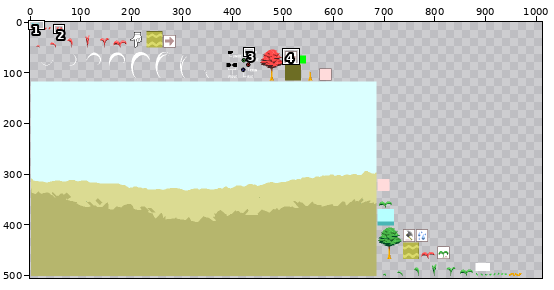
Sprite sheet: core/assets/img/images.png. Above: a wide view before the commit, with the close-up outlined.
Close-up. Before the edit:
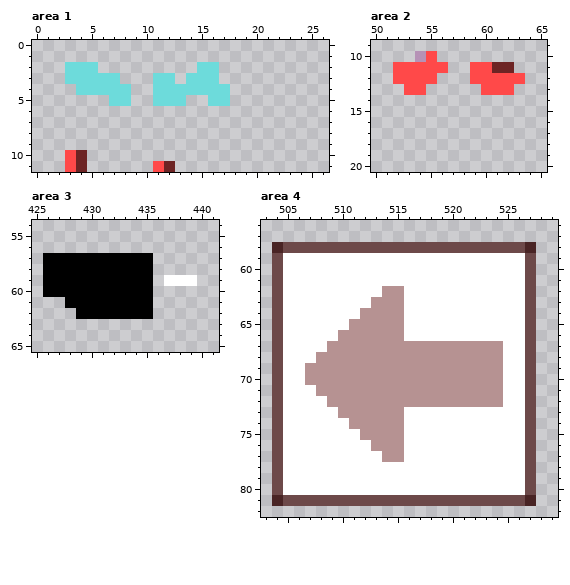
The file is 1024x512 pixels. Shown: area 1: x 0..26, y 0..11; area 2: x 50..65, y 9..20; area 3: x 425..441, y 54..65; area 4: x 503..529, y 56..82. The wide view leaves out empty margins. The commit also changed other parts of the picture, which this record leaves out.
New version:
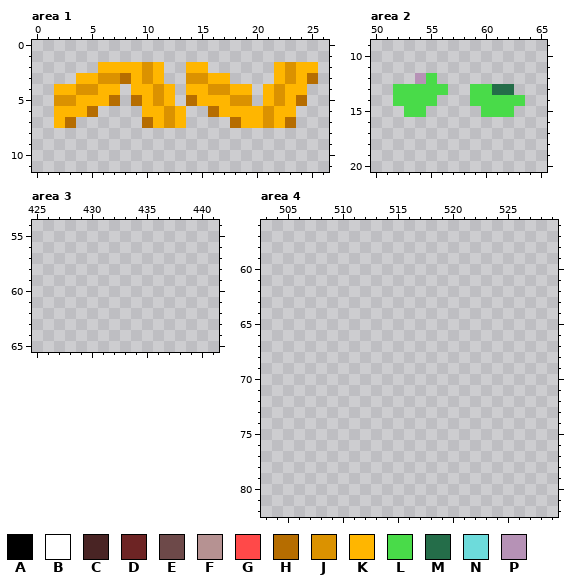
Palette (. is transparent): A #000000  B #ffffff  C #492424  D #6d2424  E #6d4949  F #b69292  G #ff4949  H #b66d00  J #db9200  K #ffb600  L #49db49  M #246d49  N #6ddbdb  P #b692b6
What changed:
Changed rows in their new state; - is an unchanged pixel.
Area 1:
first column x 2:
 2 -...KKKKJK--KK.-----KJKK
 3 -.KKJJHKJK.-JJKK----KJKH
 4 KKJJKK.KKJK.KKJJKK-KJKK-
 5 JJKKKH.HKJK.HKKKJJ-KJKH-
 6 KKKH----KKJK--HKKKKJKK--
 7 KH------HKJK----HKKJKH--
10 -..---------------------
11 -..------..-------------
Area 2:
first column x 52:
10 --..--------
11 .....--....-
12 ..PL---.....
13 LLLLL--LLMM-
14 LLLL---LLLLL
15 -LL-----LLL-
Area 3:
first column x 426:
57 ..........----
58 ..........----
59 ..........-...
60 ..........----
61 --........----
62 ---.......----
Area 4:
first column x 504:
58 ........................
59 ........................
60 ........................
61 ........................
62 ........................
63 ........................
64 ........................
65 ........................
66 ........................
67 ........................
68 ........................
69 ........................
70 ........................
71 ........................
72 ........................
73 ........................
74 ........................
75 ........................
76 ........................
77 ........................
78 ........................
79 ........................
80 ........................
81 ........................
Boxes around the changes in both close-ups, in picture pixels (x1, y1, x2, y2):
changed: (54, 62, 318, 172)
changed: (393, 51, 525, 117)
erased: (43, 253, 197, 319)
erased: (272, 242, 536, 506)
